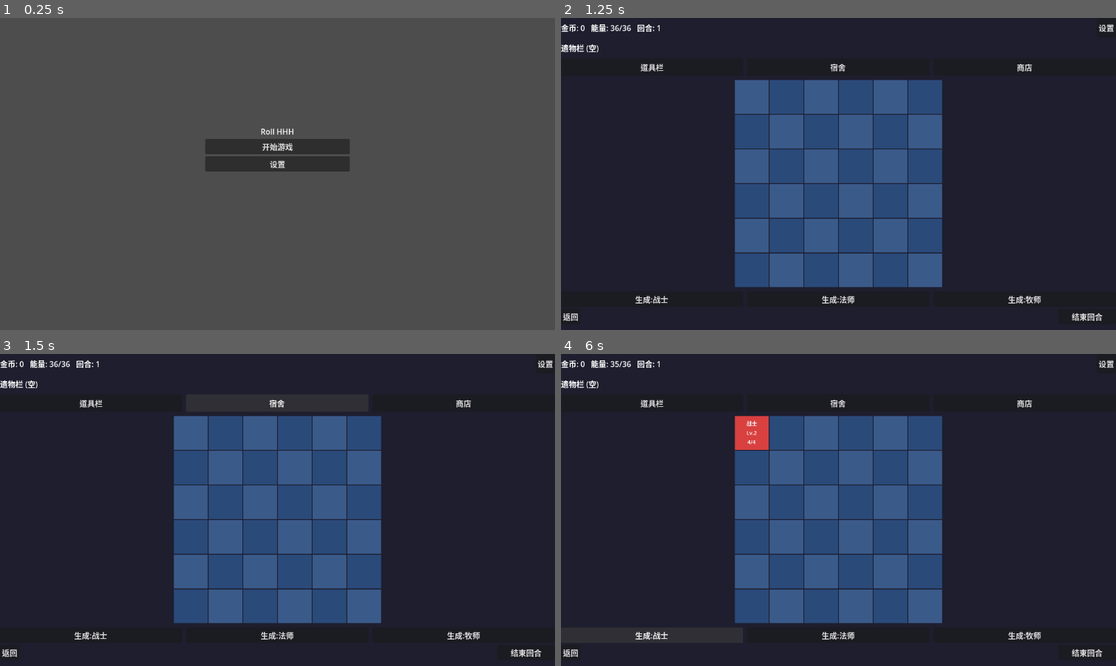
Above: before the commit, frames 1-4 (two rows, left to right).
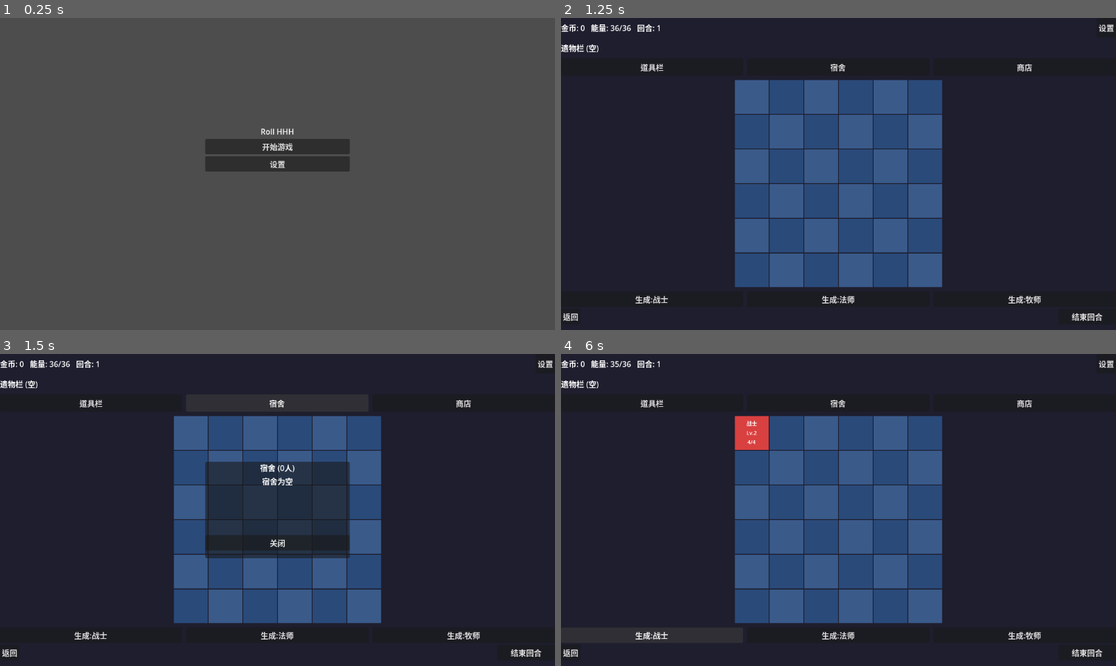
Above: after the commit, the same moments.

Repository: yzy1987523/roll-hhh
Game: Godot game, scene res://scenes/main_menu.tscn
The game is run twice, just before and just after one commit, with the same random seed, the same clock (stepped at 60 frames per second) and the same inputs.
Inputs (mouse positions are in pixels of both pictures, inside the frame that each line leads up to):
- Up to frame 1 (0.25 s): no input
- Up to frame 2 (1.25 s): click "开始游戏" at 0.5 s
- Up to frame 3 (1.5 s): click "宿舍" at 1.25 s
- Up to frame 4 (6 s): click "结束回合" at 2 s; click (838, 541) at 2.75 s, where only the run after the commit has a clickable "关闭"; click "设置" at 3.5 s; click "道具栏" at 4.25 s; click "商店" at 5 s; click "生成:战士" at 5.75 s

Frames 1-2 are identical in both runs. In frame 3, 7.7% of the frame differs, in the area x 36-64%, y 34-66%; in frame 4, nothing differs.

Commit message:
feat: 完成任务 2.3/2.4/2.5 (拖拽+合成+献祭)
- 2.3 点击选中角色, 再点击目标格: 空格移动/有角色交换位置
  - 宿舍面板: 存取角色 (D键存入, 宿舍面板取出)
  - 选中时高亮显示 (金色边框)
- 2.4 同职业+同等级角色点击合成, 升1级
  - 可合成目标显示橙色提示
- 2.5 右键点击角色献祭, 返还能量 2^(level-1)

Diff:
--- a/scripts/game_board.gd
+++ b/scripts/game_board.gd
@@ -1,7 +1,7 @@
 extends Control
 
 ## 备战阶段主界面
-## 任务 2.1: UI 布局 + 任务 2.2: 角色生成
+## 任务 2.1-2.5: UI + 生成 + 拖拽 + 合成 + 献祭
 
 # ---- 节点引用 ----
 @onready var gold_label: Label = $MainLayout/TopBar/GoldLabel
@@ -25,18 +25,29 @@
 # ---- 棋盘格子颜色 ----
 const COLOR_EMPTY_EVEN := Color("#3A5A8A")
 const COLOR_EMPTY_ODD := Color("#2A4A7A")
-const COLOR_WARRIOR := Color("#D94040")    # 红色 - 战士
-const COLOR_MAGE := Color("#6040D9")       # 紫色 - 法师
-const COLOR_PRIEST := Color("#40B040")     # 绿色 - 牧师
+const COLOR_WARRIOR := Color("#D94040")
+const COLOR_MAGE := Color("#6040D9")
+const COLOR_PRIEST := Color("#40B040")
+const COLOR_SELECTED := Color("#FFD700")  # 选中高亮边框色
+const COLOR_MERGE_HINT := Color("#FF8C00")  # 可合成提示色
 
 # ---- 棋盘格子引用 ----
-var cell_rects: Array = []    # ColorRect 数组
-var cell_labels: Array = []   # Label 数组 (显示角色信息)
+var cell_rects: Array = []     # ColorRect 背景
+var cell_labels: Array = []    # Label 角色信息
+var cell_panels: Array = []    # PanelContainer 格子容器
+
+# ---- 选中状态 (任务 2.3 拖拽) ----
+var selected_index: int = -1   # 当前选中的棋盘格索引, -1=无选中
+
+# ---- 宿舍面板 ----
+var dorm_panel: PanelContainer = null
+var dorm_visible: bool = false
 
 
 func _ready() -> void:
 	_connect_signals()
 	_setup_board_ui()
+	_setup_dorm_panel()
 	_update_resource_labels()
 	print(">>> [GameBoard] 备战阶段界面已加载")
 
@@ -44,13 +55,12 @@
 # ---- 信号连接 ----
 
 func _connect_signals() -> void:
-	# 按钮
 	spawn_warrior.pressed.connect(_on_spawn_pressed.bind(DataModels.Job.WARRIOR))
 	spawn_mage.pressed.connect(_on_spawn_pressed.bind(DataModels.Job.MAGE))
 	spawn_priest.pressed.connect(_on_spawn_pressed.bind(DataModels.Job.PRIEST))
 	end_turn_button.pressed.connect(_on_end_turn_pressed)
 	back_button.pressed.connect(_on_back_pressed)
-	# GameManager 信号
+	dorm_button.pressed.connect(_on_dorm_pressed)
 	GameManager.gold_changed.connect(_on_gold_changed)
 	GameManager.energy_changed.connect(_on_energy_changed)
 	GameManager.round_changed.connect(_on_round_changed)
@@ -59,16 +69,15 @@
 # ---- 棋盘 UI 构建 ----
 
 func _setup_board_ui() -> void:
-	# 清空旧格子
 	for child in grid_container.get_children():
 		child.queue_free()
 	cell_rects.clear()
 	cell_labels.clear()
+	cell_panels.clear()
 
 	grid_container.columns = GRID_SIZE
 
 	for i in range(GRID_SIZE * GRID_SIZE):
-		# 格子容器
 		var cell := PanelContainer.new()
 		cell.custom_minimum_size = Vector2(CELL_SIZE, CELL_SIZE)
 
@@ -92,13 +101,184 @@
 		lbl.add_theme_font_size_override("font_size", 11)
 		cell.add_child(lbl)
 
+		# 点击事件
+		cell.gui_input.connect(_on_cell_gui_input.bind(i))
+
 		grid_container.add_child(cell)
 		cell_rects.append(bg)
 		cell_labels.append(lbl)
-
-	# 同步数据到 UI
+		cell_panels.append(cell)
+
 	_refresh_board_display()
 	print(">>> [GameBoard] %dx%d 棋盘格已生成" % [GRID_SIZE, GRID_SIZE])
+
+
+# ---- 宿舍面板 ----
+
+func _setup_dorm_panel() -> void:
+	dorm_panel = PanelContainer.new()
+	dorm_panel.visible = false
+	dorm_panel.set_anchors_preset(Control.PRESET_CENTER)
+	dorm_panel.custom_minimum_size = Vector2(300, 200)
+	dorm_panel.offset_left = -150
+	dorm_panel.offset_top = -100
+	dorm_panel.offset_right = 150
+	dorm_panel.offset_bottom = 100
+	add_child(dorm_panel)
+
+
+func _refresh_dorm_panel() -> void:
+	# 清空旧内容
+	for child in dorm_panel.get_children():
+		child.queue_free()
+
+	var vbox := VBoxContainer.new()
+	dorm_panel.add_child(vbox)
+
+	var title := Label.new()
+	title.text = "宿舍 (%d人)" % GameManager.board_data.dormitory.size()
+	title.horizontal_alignment = HORIZONTAL_ALIGNMENT_CENTER
+	vbox.add_child(title)
+
+	var scroll := ScrollContainer.new()
+	scroll.custom_minimum_size = Vector2(280, 120)
+	vbox.add_child(scroll)
+
+	var list := VBoxContainer.new()
+	list.size_flags_horizontal = Control.SIZE_EXPAND_FILL
+	scroll.add_child(list)
+
+	for i in range(GameManager.board_data.dormitory.size()):
+		var ch: DataModels.CharacterData = GameManager.board_data.dormitory[i]
+		var row := HBoxContainer.new()
+		list.add_child(row)
+
+		var info := Label.new()
+		info.text = "%s Lv.%d  HP:%d/%d" % [ch.get_job_name(), ch.level, ch.hp, ch.max_hp]
+		info.size_flags_horizontal = Control.SIZE_EXPAND_FILL
+		row.add_child(info)
+
+		var take_btn := Button.new()
+		take_btn.text = "取出"
+		take_btn.pressed.connect(_on_dorm_take_pressed.bind(i))
+		row.add_child(take_btn)
+
+	if GameManager.board_data.dormitory.size() == 0:
+		var empty := Label.new()
+		empty.text = "宿舍为空"
+		empty.horizontal_alignment = HORIZONTAL_ALIGNMENT_CENTER
+		list.add_child(empty)
+
+	var close_btn := Button.new()
+	close_btn.text = "关闭"
+	close_btn.pressed.connect(_on_dorm_close)
+	vbox.add_child(close_btn)
+
+
+# ---- 棋盘格点击处理 (任务 2.3 拖拽/选中) ----
+
+func _on_cell_gui_input(event: InputEvent, cell_index: int) -> void:
+	if not event is InputEventMouseButton:
+		return
+	var mb: InputEventMouseButton = event
+	if not mb.pressed:
+		return
+
+	var bd: BoardData = GameManager.board_data
+	var ch: DataModels.CharacterData = bd.get_character_at_index(cell_index)
+
+	# 左键: 选中 / 移动 / 合成
+	if mb.button_index == MOUSE_BUTTON_LEFT:
+		if selected_index == -1:
+			# 没有选中, 尝试选中
+			if ch != null:
+				selected_index = cell_index
+				_refresh_board_display()
+				print(">>> [GameBoard] 选中 %s Lv.%d 于格 %d" % [ch.get_job_name(), ch.level, cell_index])
+		else:
+			# 已有选中, 执行操作
+			if cell_index == selected_index:
+				# 点击同一个格子: 取消选中
+				selected_index = -1
+				_refresh_board_display()
+			else:
+				_handle_cell_action(cell_index)
+
+	# 右键: 献祭 (任务 2.5)
+	elif mb.button_index == MOUSE_BUTTON_RIGHT:
+		if ch != null:
+			_sacrifice_character(cell_index)
+
+
+func _handle_cell_action(target_index: int) -> void:
+	var bd: BoardData = GameManager.board_data
+	var source_ch: DataModels.CharacterData = bd.get_character_at_index(selected_index)
+	var target_ch: DataModels.CharacterData = bd.get_character_at_index(target_index)
+
+	if source_ch == null:
+		selected_index = -1
+		_refresh_board_display()
+		return
+
+	if target_ch == null:
+		# 目标为空: 移动
+		var src_pos: Vector2i = BoardData.index_to_pos(selected_index)
+		var tgt_pos: Vector2i = BoardData.index_to_pos(target_index)
+		bd.swap_positions(src_pos, tgt_pos)
+		print(">>> [GameBoard] 移动 %s 从格 %d 到格 %d" % [source_ch.get_job_name(), selected_index, target_index])
+	elif target_ch.job == source_ch.job and target_ch.level == source_ch.level:
+		# 同职业同等级: 合成 (任务 2.4)
+		_merge_at(selected_index, target_index)
+	else:
+		# 不同角色: 交换位置
+		var src_pos: Vector2i = BoardData.index_to_pos(selected_index)
+		var tgt_pos: Vector2i = BoardData.index_to_pos(target_index)
+		bd.swap_positions(src_pos, tgt_pos)
+		print(">>> [GameBoard] 交换 格%d ↔ 格%d" % [selected_index, target_index])
+
+	selected_index = -1
+	_refresh_board_display()
+
+
+# ---- 角色合成 (任务 2.4) ----
+
+func _merge_at(src_index: int, tgt_index: int) -> void:
+	var bd: BoardData = GameManager.board_data
+	var src_ch: DataModels.CharacterData = bd.get_character_at_index(src_index)
+	var tgt_ch: DataModels.CharacterData = bd.get_character_at_index(tgt_index)
+
+	var merged: DataModels.CharacterData = CharacterFactory.merge_characters(src_ch, tgt_ch)
+	if merged == null:
+		print(">>> [GameBoard] 合成失败")
+		return
+
+	# 移除两个原角色
+	bd.remove_character(BoardData.index_to_pos(src_index))
+	bd.remove_character(BoardData.index_to_pos(tgt_index))
+
+	# 放置新角色到目标位置
+	var tgt_pos: Vector2i = BoardData.index_to_pos(tgt_index)
+	bd.place_character(merged, tgt_pos)
+
+	print(">>> [GameBoard] 合成完成: %s Lv.%d 于格 %d" % [merged.get_job_name(), merged.level, tgt_index])
+
+
+# ---- 献祭 (任务 2.5) ----
+
+func _sacrifice_character(cell_index: int) -> void:
+	var bd: BoardData = GameManager.board_data
+	var pos: Vector2i = BoardData.index_to_pos(cell_index)
+	var ch: DataModels.CharacterData = bd.get_character_at(pos)
+	if ch == null:
+		return
+
+	var refund: int = GameManager.calc_sacrifice_energy(ch.level)
+	bd.remove_character(pos)
+	GameManager.restore_energy(refund)
+
+	print(">>> [GameBoard] 献祭 %s Lv.%d, 返还能量 %d" % [ch.get_job_name(), ch.level, refund])
+	selected_index = -1
+	_refresh_board_display()
 
 
 # ---- 棋盘显示刷新 ----
@@ -108,13 +288,23 @@
 	for i in range(BoardData.BOARD_SLOTS):
 		var ch: DataModels.CharacterData = bd.get_character_at_index(i)
 		if ch != null:
-			# 显示角色
-			cell_rects[i].color = _get_job_color(ch.job)
+			var base_color: Color = _get_job_color(ch.job)
+			# 选中高亮
+			if i == selected_index:
+				cell_rects[i].color = COLOR_SELECTED
+			# 可合成提示: 与选中角色同职业同等级
+			elif selected_index >= 0:
+				var sel_ch: DataModels.CharacterData = bd.get_character_at_index(selected_index)
+				if sel_ch != null and ch.job == sel_ch.job and ch.level == sel_ch.level:
+					cell_rects[i].color = COLOR_MERGE_HINT
+				else:
+					cell_rects[i].color = base_color
+			else:
+				cell_rects[i].color = base_color
 			cell_labels[i].text = "%s\nLv.%d\n%d/%d" % [
 				ch.get_job_name(), ch.level, ch.hp, ch.max_hp
 			]
 		else:
-			# 空格子
 			@warning_ignore("integer_division")
 			var row := i / GRID_SIZE
 			var col := i % GRID_SIZE
@@ -154,23 +344,18 @@
 # ---- 角色生成 (任务 2.2) ----
 
 func _on_spawn_pressed(job: int) -> void:
-	# 检查能量
 	if not GameManager.spend_energy(1):
 		print(">>> [GameBoard] 生成失败: 能量不足")
 		return
 
-	# 检查棋盘是否已满
 	if GameManager.board_data.is_board_full():
-		# 退还能量
 		GameManager.restore_energy(1)
 		print(">>> [GameBoard] 生成失败: 棋盘已满")
 		return
 
-	# 创建角色 (随机1-3级)
 	var level: int = randi_range(1, 3)
 	var ch: DataModels.CharacterData = CharacterFactory.create_character(job, level)
 
-	# 放入棋盘空位
 	var pos: Vector2i = GameManager.board_data.place_character_first_empty(ch)
 	if pos == Vector2i(-1, -1):
 		GameManager.restore_energy(1)
@@ -181,9 +366,53 @@
 	_refresh_board_display()
 
 
+# ---- 宿舍操作 ----
+
+func _on_dorm_pressed() -> void:
+	dorm_visible = !dorm_visible
+	dorm_panel.visible = dorm_visible
+	if dorm_visible:
+		_refresh_dorm_panel()
+
+
+func _on_dorm_take_pressed(dorm_index: int) -> void:
+	if GameManager.board_data.is_board_full():
+		print(">>> [GameBoard] 取出失败: 棋盘已满")
+		return
+	var ch: DataModels.CharacterData = GameManager.board_data.take_from_dormitory(dorm_index)
+	if ch == null:
+		return
+	var pos: Vector2i = GameManager.board_data.place_character_first_empty(ch)
+	print(">>> [GameBoard] 从宿舍取出 %s Lv.%d 到 (%d,%d)" % [ch.get_job_name(), ch.level, pos.x, pos.y])
+	_refresh_dorm_panel()
+	_refresh_board_display()
+
+
+func _on_dorm_close() -> void:
+	dorm_visible = false
+	dorm_panel.visible = false
+
+
+# ---- 棋盘→宿舍 (长按或双击可扩展, 暂用选中+宿舍按钮) ----
+
+func _input(event: InputEvent) -> void:
+	# 按 D 键将选中角色存入宿舍
+	if event is InputEventKey and event.pressed and event.keycode == KEY_D:
+		if selected_index >= 0:
+			var bd: BoardData = GameManager.board_data
+			var ch: DataModels.CharacterData = bd.get_character_at_index(selected_index)
+			if ch != null:
+				var pos: Vector2i = BoardData.index_to_pos(selected_index)
+				bd.board_to_dormitory(pos)
+				print(">>> [GameBoard] 存入宿舍: %s Lv.%d" % [ch.get_job_name(), ch.level])
+				selected_index = -1
+				_refresh_board_display()
+
+
 # ---- 按钮回调 ----
 
 func _on_end_turn_pressed() -> void:
+	selected_index = -1
 	print(">>> [GameBoard] 结束回合, 进入战斗阶段")
 	GameManager.enter_battle_phase()
 	# TODO: 切换到战斗场景 (任务 3.3)
Not shown, changed: doc/plans/2026-03-29-implementation-tasks.md
